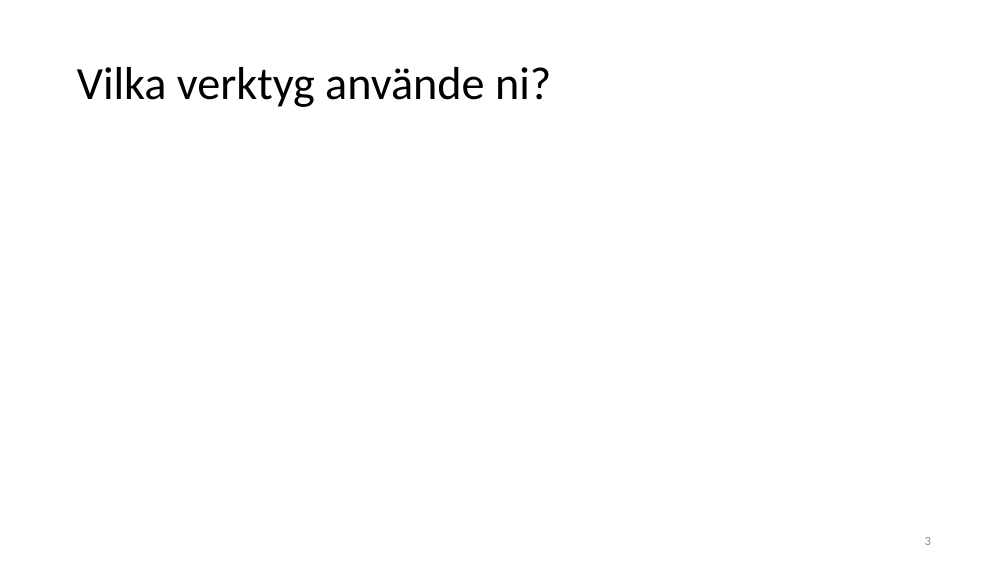
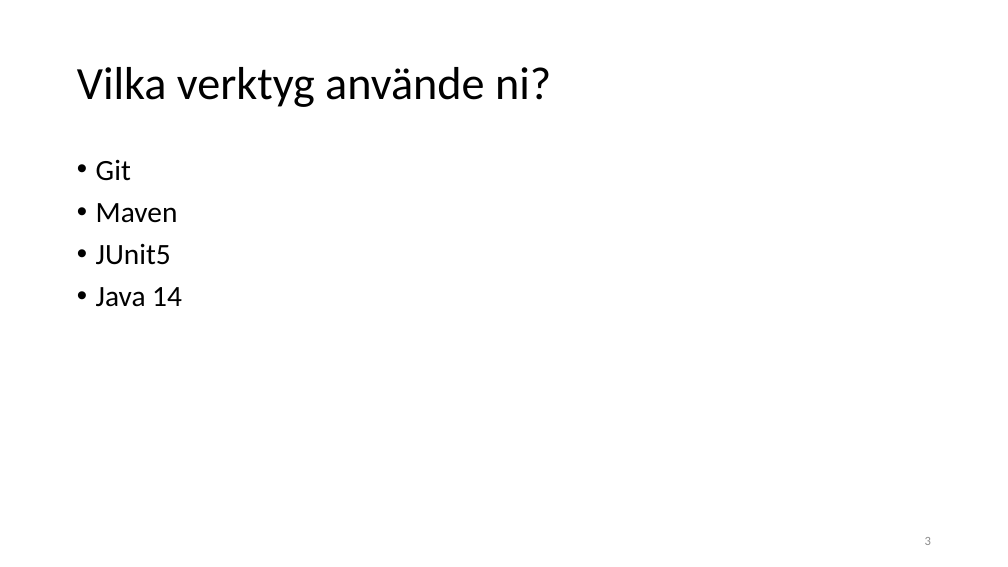
Before and after one commit to forrpa/Fake-Game-Testing, a slide deck: slide 3 of slutredovisning.pptx. Drawn at 1008x567 pixels with LibreOffice and Linux fonts; fonts in the diff are those of the drawing. Boxes give left, top, right and bottom in pixels: in the first picture for what was removed or moved away, otherwise in the second. Text is boxed around its words. In the diff, an @@ line names an element or a change of style, - is before the commit and + after.

```diff
--- a/slutredovisning.pptx
+++ b/slutredovisning.pptx
@@ text added at <box>96,159,182,307</box>, 28 pt, text #000000 @@
+• Git
+• Maven
+• JUnit5
+• Java 14
```
Also in this commit, not shown: 1 other slide changed.
